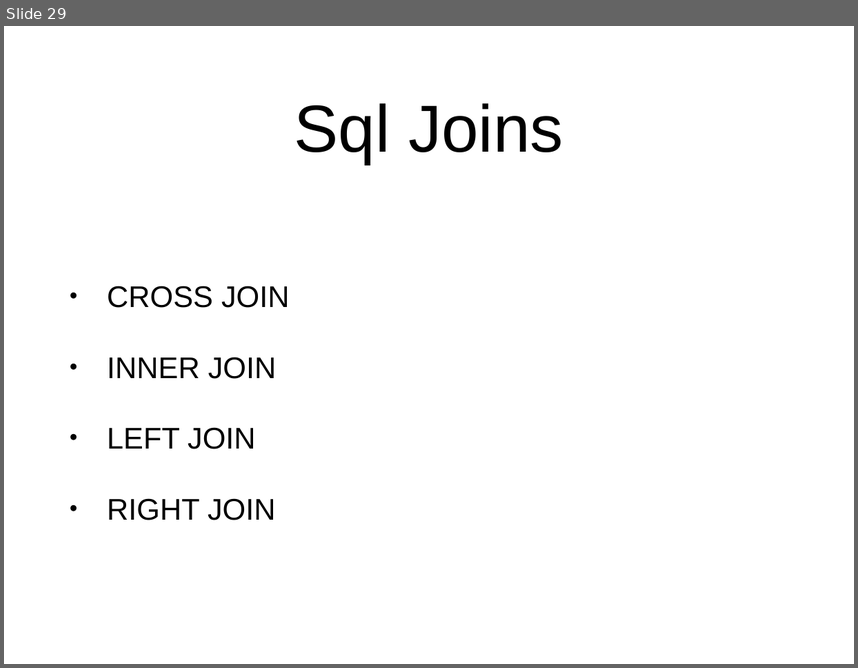
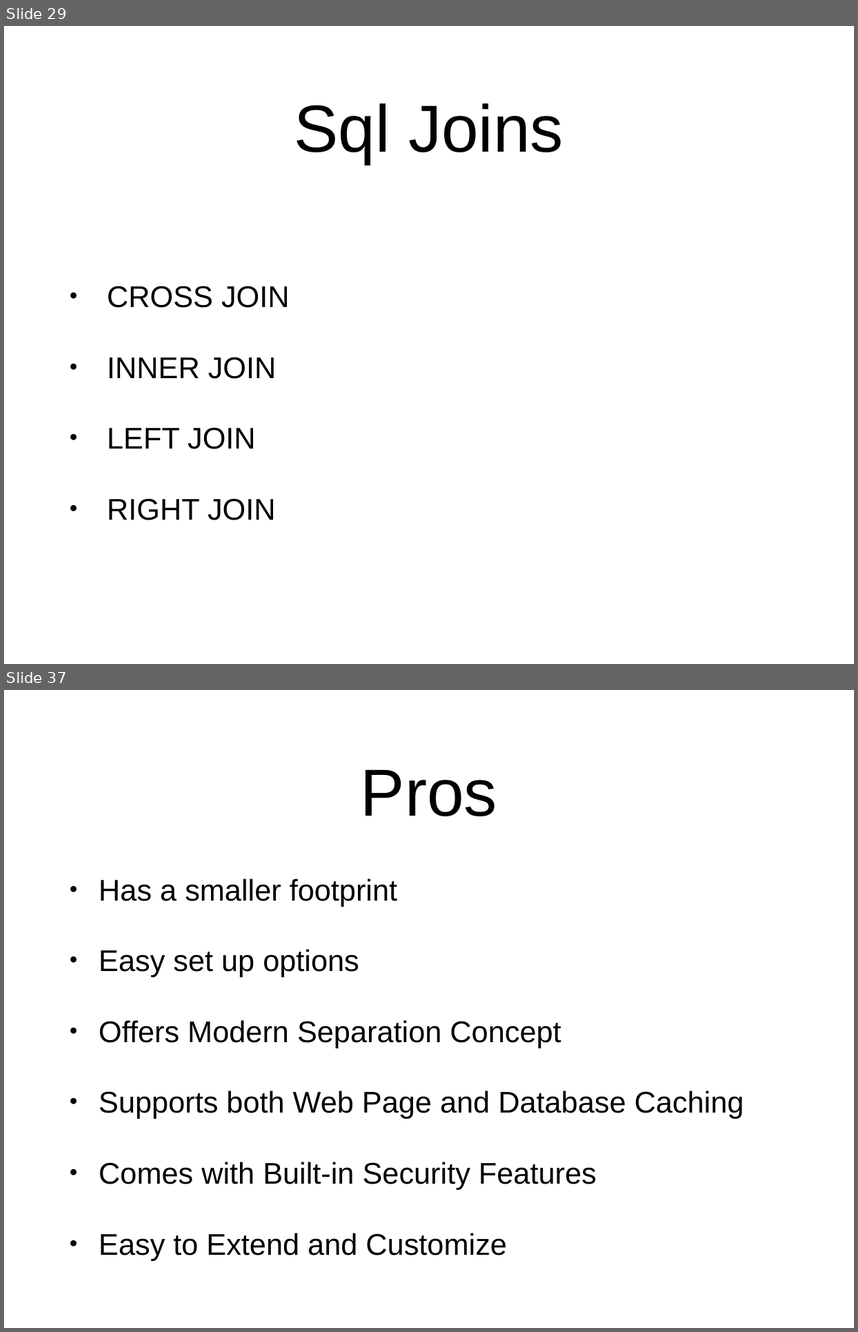
Before and after one commit to Roncy13/week-5, a slide deck: week-5.pptx. Shown one above the other, each under a label of ours: slide 29 before the commit, slides 29 and 37 after it; the slides between them are not shown. The pictures are 858x668 and 858x1332 pixels, drawn with LibreOffice and Linux fonts; fonts in the diff are those of the drawing. Boxes give left, top, right and bottom in pixels: in the first picture for what was removed or moved away, otherwise in the second. Text is boxed around its words. In the diff, an @@ line names an element or a change of style, - is before the commit and + after.

```diff
--- a/week-5.pptx
+++ b/week-5.pptx
@@ slide 37 added at [4, 690, 854, 1328], background #FFFFFF @@
@@ title added at [361, 769, 497, 816], 80 pt, text #000000 @@
+Pros
@@ text added at [99, 878, 744, 1260], 36 pt, text #000000 @@
+• Has a smaller footprint
+• Easy set up options
+• Offers Modern Separation Concept
+• Supports both Web Page and Database Caching
+• Comes with Built-in Security Features
+• Easy to Extend and Customize
```
Also in this commit, not shown: 8 other slides added.
